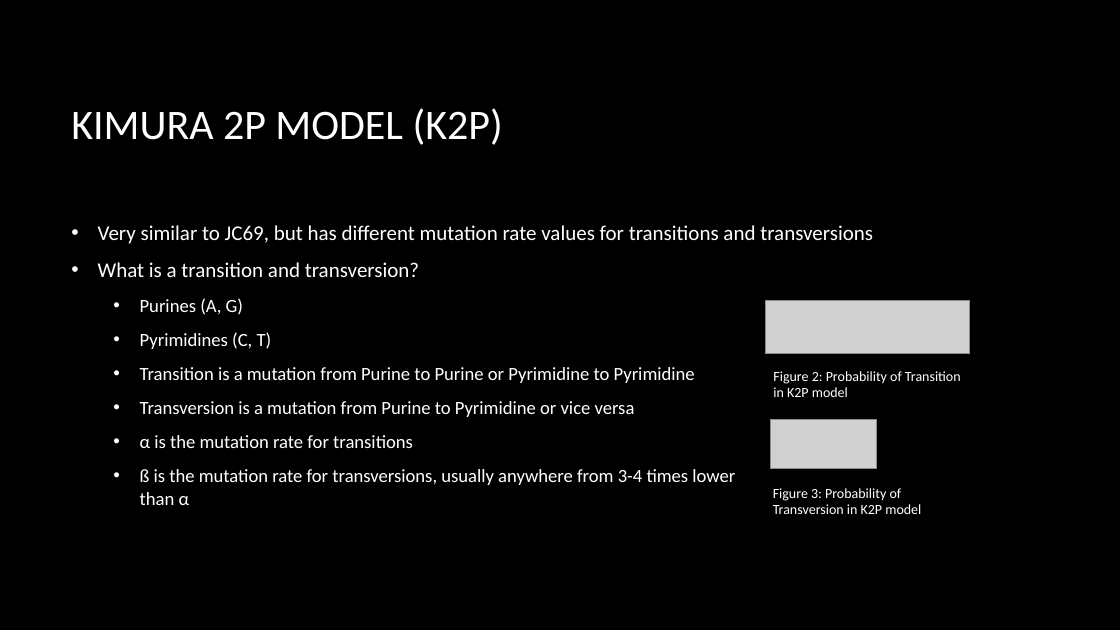
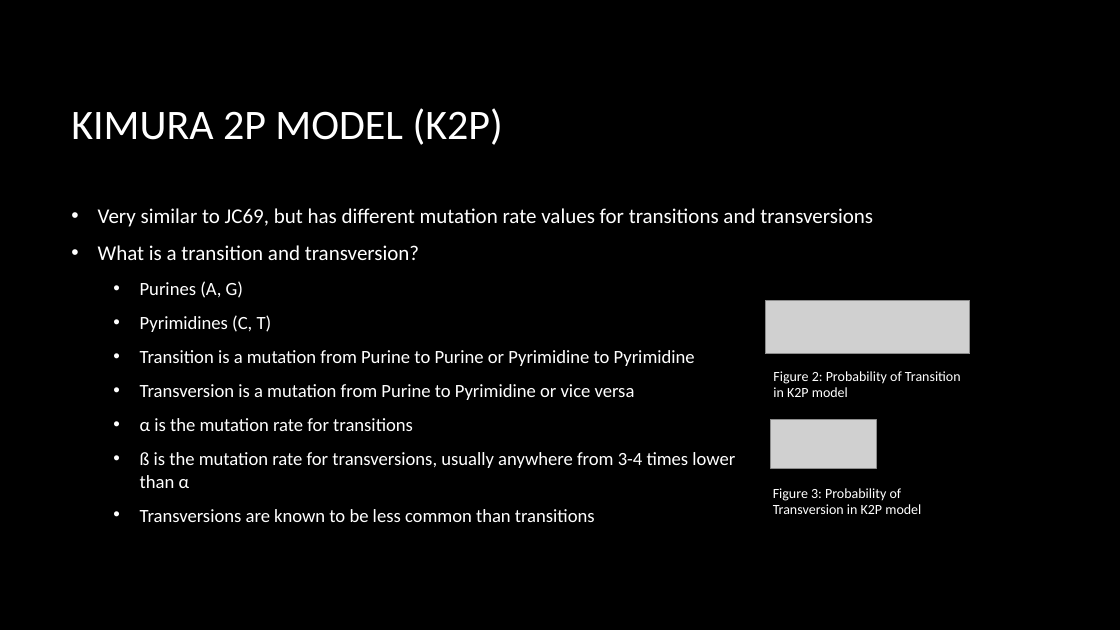
Before and after one commit to hakidehari/RepliClade, a slide deck: slide 8 of Repliclade_final/Repliclade.pptx. Drawn at 1120x630 pixels with LibreOffice and Linux fonts; fonts in the diff are those of the drawing; grey boxes stand for pictures; background and template pictures are left out. Boxes give left, top, right and bottom in pixels: in the first picture for what was removed or moved away, otherwise in the second. Text is boxed around its words. In the diff, an @@ line names an element or a change of style, - is before the commit and + after.

```diff
--- a/Repliclade_final/Repliclade.pptx
+++ b/Repliclade_final/Repliclade.pptx
@@ text at (x1=140, y1=509, x2=595, y2=522): paragraph added @@
+  • Transversions are known to be less common than transitions
```
Also in this commit, not shown: 6 slides added.
